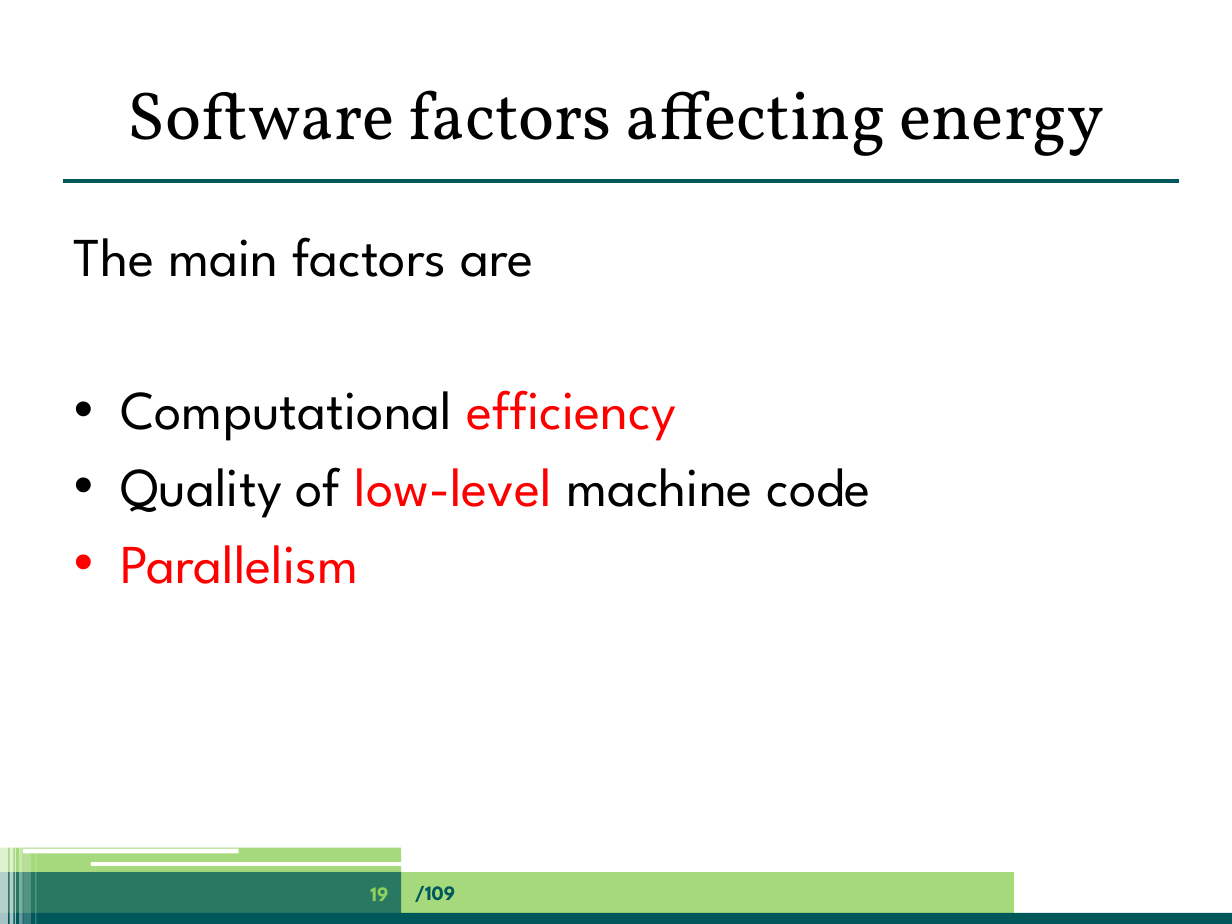
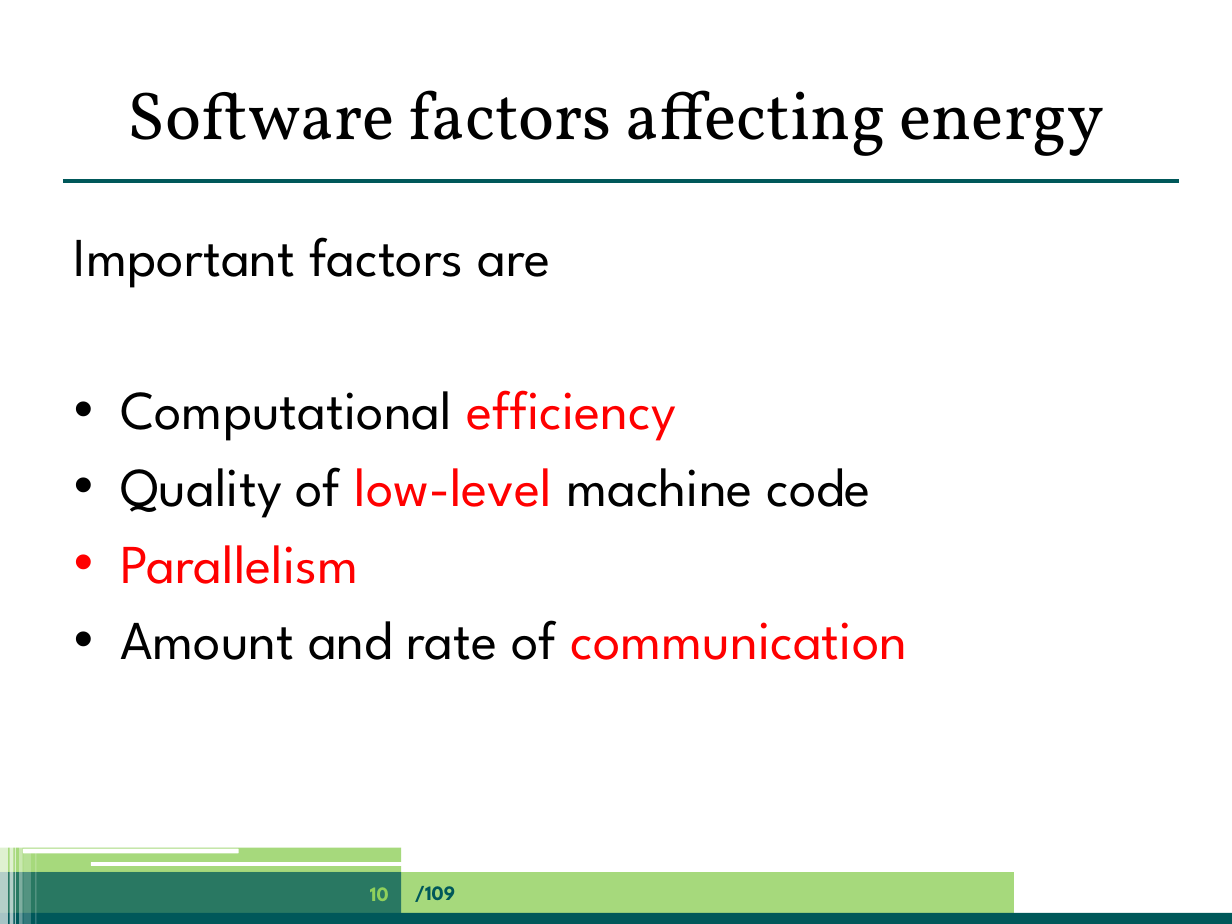
Before and after one commit to jpgallagher/ict-e-summerschool-aalborg, a slide deck: slide 10 of summerschool-aalborg-jpg.pptx (slide 19 before the commit). Drawn at 1232x924 pixels with LibreOffice and Linux fonts; fonts in the diff are those of the drawing. Boxes give left, top, right and bottom in pixels: in the first picture for what was removed or moved away, otherwise in the second. Text is boxed around its words. In the diff, an @@ line names an element or a change of style, - is before the commit and + after.

```diff
--- a/summerschool-aalborg-jpg.pptx
+++ b/summerschool-aalborg-jpg.pptx
@@ text at [74, 237, 550, 288]: text changed @@
-The main factors are
+Important factors are
@@ text at [120, 620, 907, 660]: paragraph added @@
+• Amount and rate of communication
@@ page number at [370, 887, 389, 901]: text changed @@
-19
+10
```
Also in this commit, not shown: 14 other slides changed, 2 slides added.
